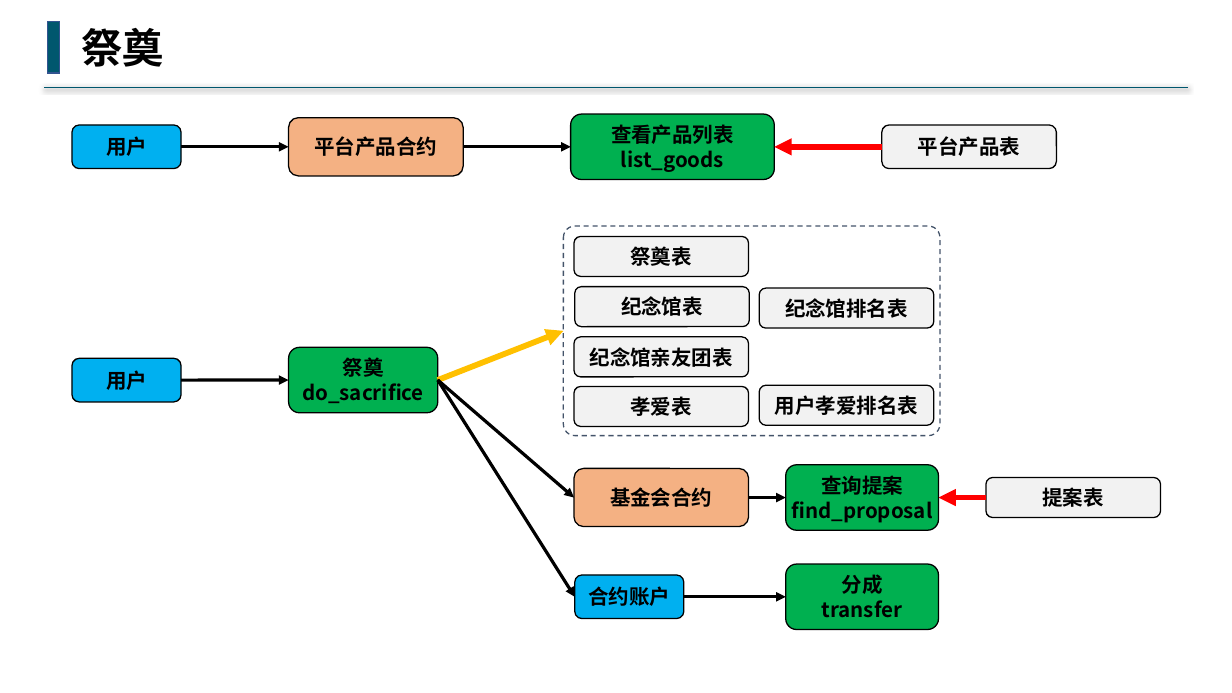
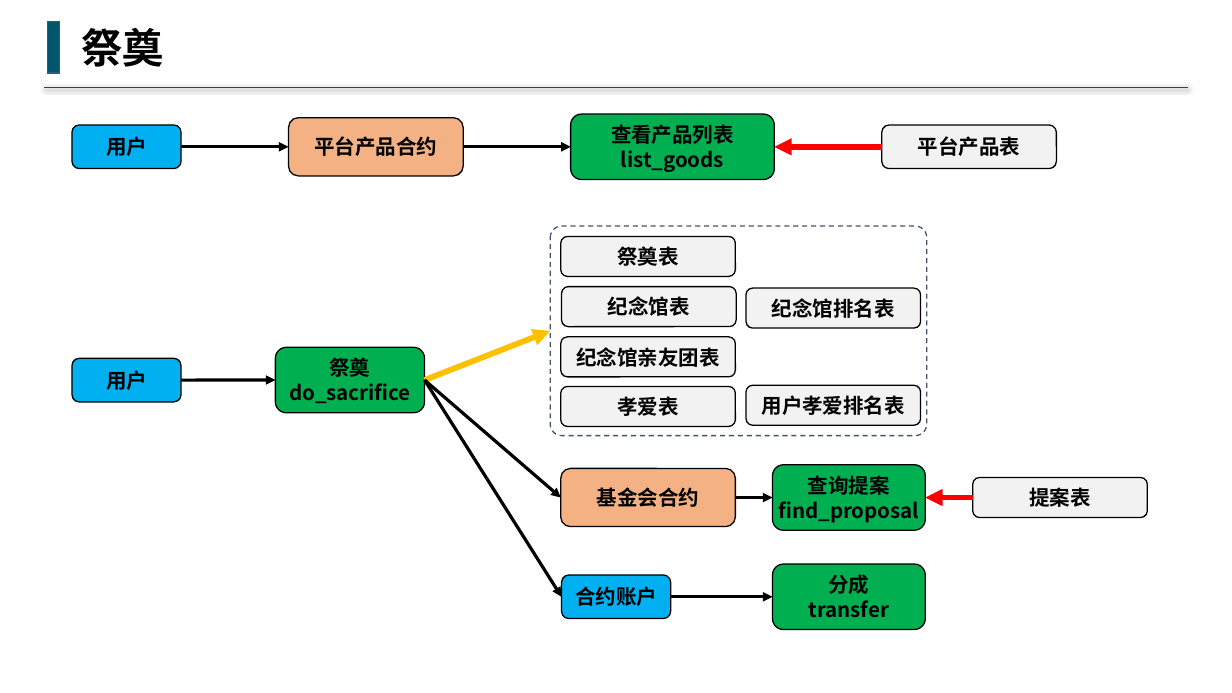
Before and after one commit to buddhachain/buddhaContract, a slide deck: slide 8 of doc/08.祭奠堂.pptx. Drawn at 1232x693 pixels with LibreOffice and Linux fonts; fonts in the diff are those of the drawing. Boxes give left, top, right and bottom in pixels: in the first picture for what was removed or moved away, otherwise in the second. Text is boxed around its words. In the diff, an @@ line names an element or a change of style, - is before the commit and + after.

```diff
--- a/doc/08.祭奠堂.pptx
+++ b/doc/08.祭奠堂.pptx
@@ arrow moved from (181, 380) - (288, 380) to (181, 380) - (275, 380) @@
@@ 13 rounded rectangles, 6 arrows: place and size @@
-13 rounded rectangles, 6 arrows at (288, 226, 1161, 629)
+13 rounded rectangles, 6 arrows at (275, 226, 1148, 629)
```
Also in this commit, not shown: 3 other slides changed, 2 other files.
